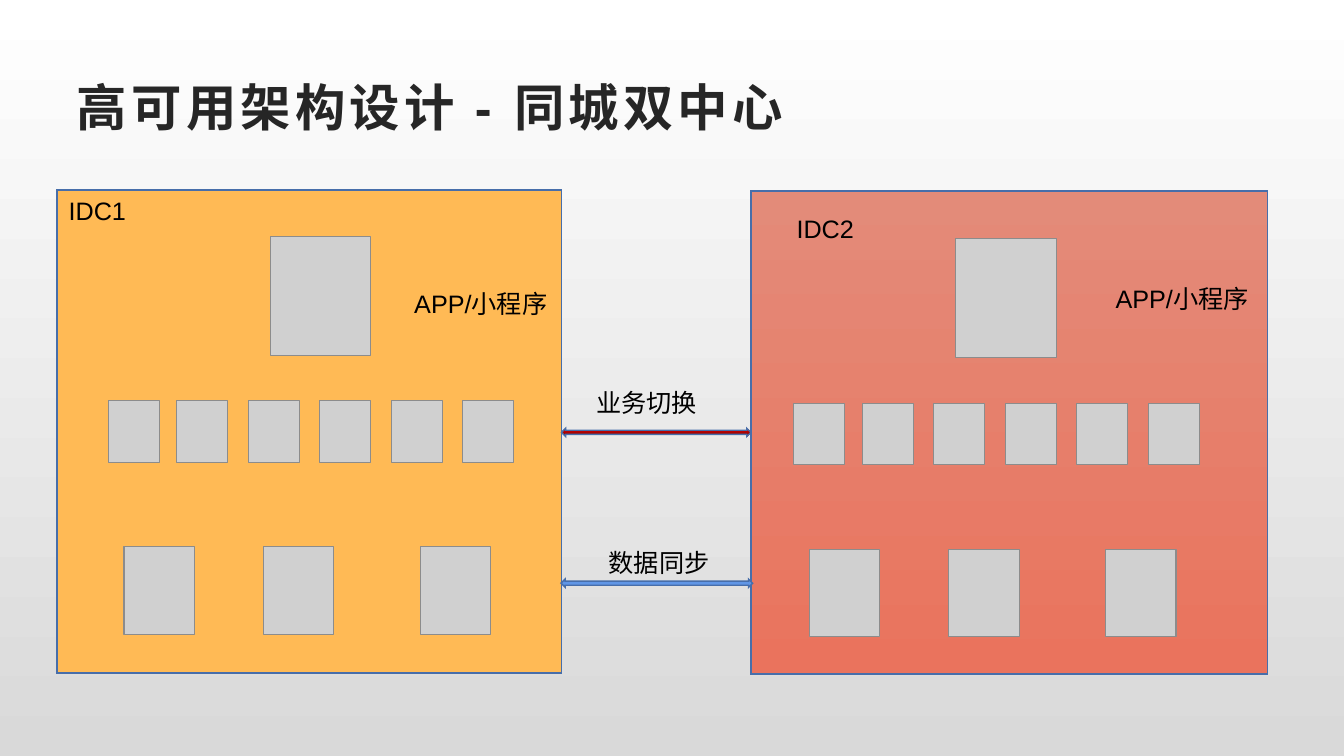
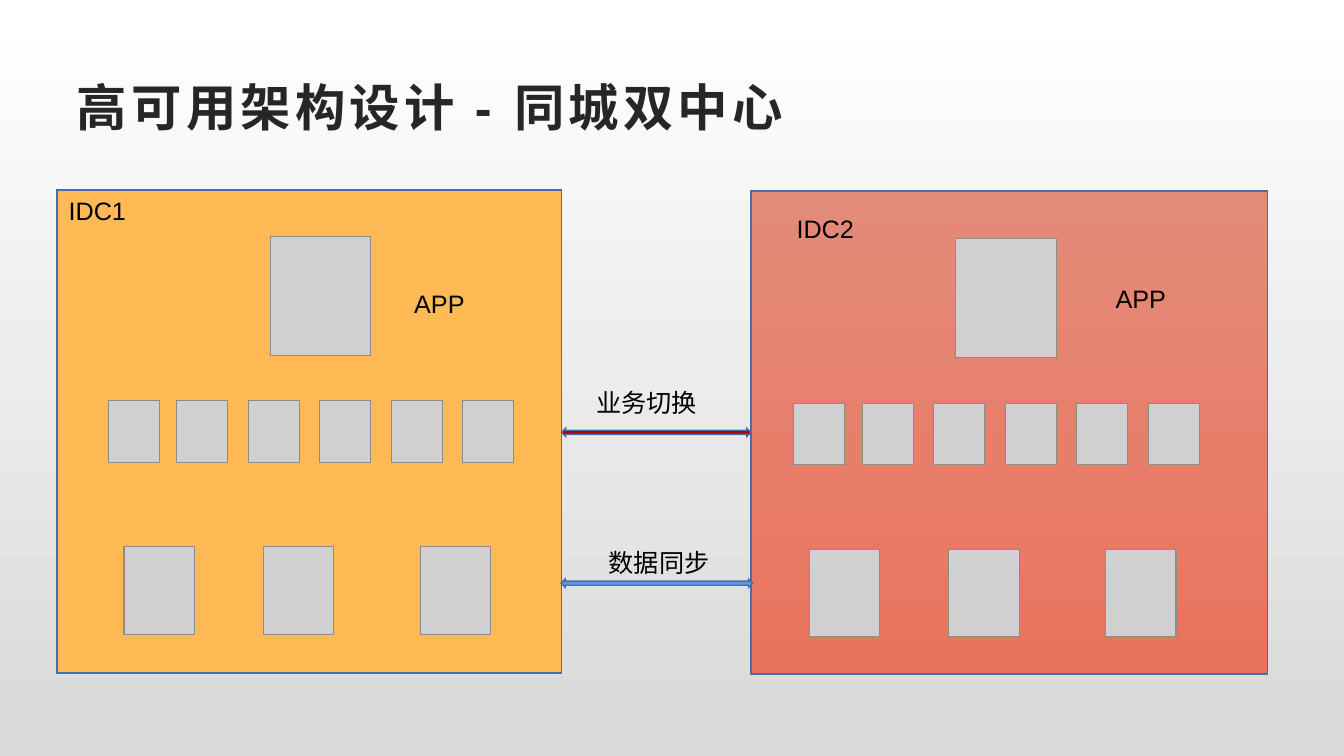
Before and after one commit to liuxgld/jiketime-project8, a slide deck: slide 10 of jobs/arch8-liuxinguo-lesson9-618QiangGou.pptx. Drawn at 1344x756 pixels with LibreOffice and Linux fonts; fonts in the diff are those of the drawing; grey boxes stand for pictures. Boxes give left, top, right and bottom in pixels: in the first picture for what was removed or moved away, otherwise in the second. Text is boxed around its words. In the diff, an @@ line names an element or a change of style, - is before the commit and + after.

```diff
--- a/jobs/arch8-liuxinguo-lesson9-618QiangGou.pptx
+++ b/jobs/arch8-liuxinguo-lesson9-618QiangGou.pptx
@@ text at box(414, 295, 464, 313): text changed @@
-APP/小程序
+APP
@@ text at box(1116, 290, 1166, 308): text changed @@
-APP/小程序
+APP
```
Also in this commit, not shown: 4 other slides changed.
